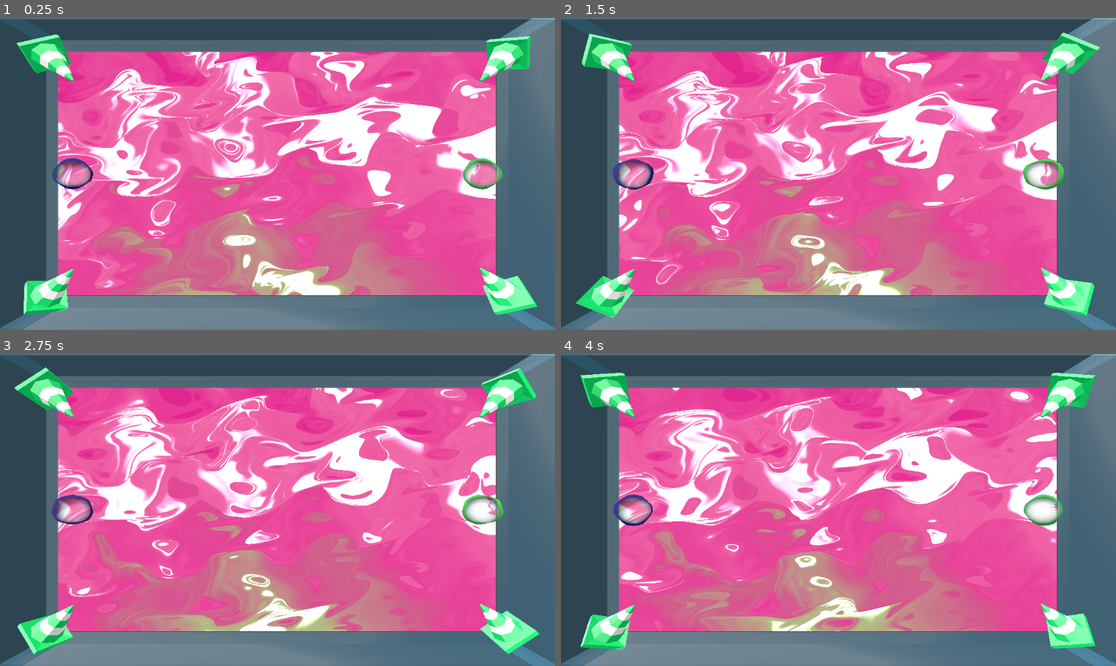
Above: before the commit, frames 1-4 (two rows, left to right).
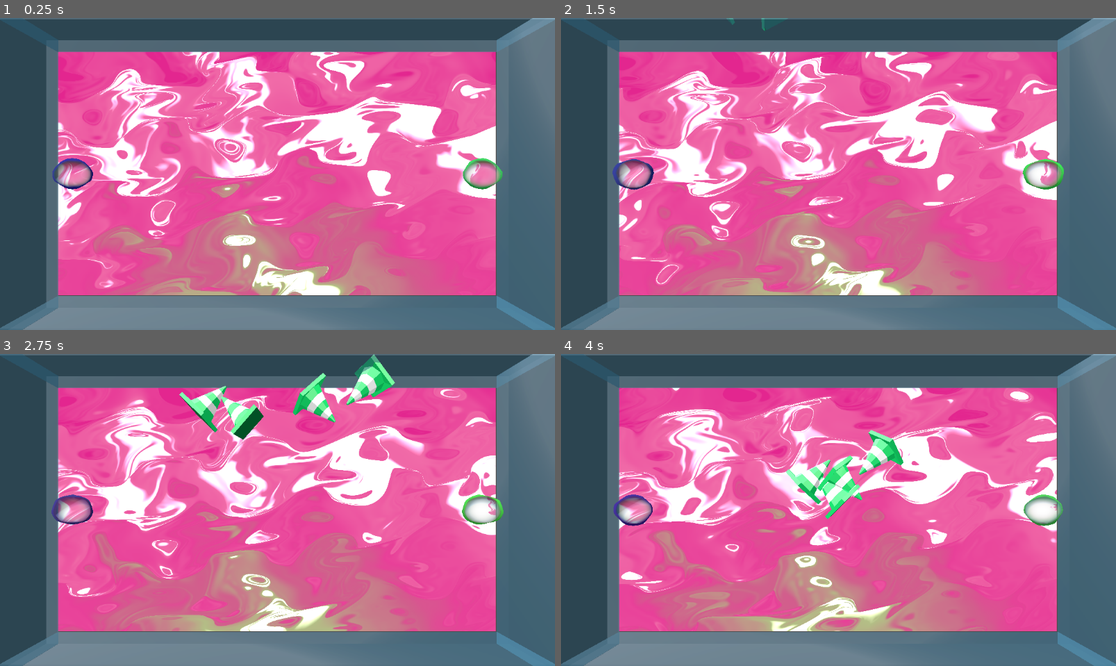
Above: after the commit, the same moments.

Repository: Ultimo-Momento-Responsable/GGJ2025
Game: Godot game, scene res://scenes/viewport.tscn
Two runs of this game, one before a commit and one after it. Both use one fixed random seed, a clock stepped at 60 frames per second and the inputs below.
Inputs:
- Up to frame 1 (0.25 s): no input
- Up to frame 2 (1.5 s): no input
- Up to frame 3 (2.75 s): no input
- Up to frame 4 (4 s): no input

The runs differ from the first frame. In frame 1, 3.6% of the frame differs, in the area x 2-97%, y 5-96%; in frame 2, 3.6%; in frame 3, 5.8%, in the area x 2-98%, y 0-97%; in frame 4, 5.2%.

Commit message:
feat: add edge ROTATING cones
god please have mercy

Diff:
--- a/scripts/cone.gd
+++ b/scripts/cone.gd
@@ -1,14 +1,30 @@
 extends RigidBody3D
+var target_position : Vector3
 var rotation_speed : float = 45.0 # Degrees per second
-var target_position : Vector3
+var move_speed : float = 5.0 # Speed at which the cone moves
+@export var is_moving: bool = true
+var initial_rotation: float
+var is_initial_position_set: bool = false
+var rotation_axis: Vector3  = Vector3(0, 1, 0)
 
 # Called when the node enters the scene tree for the first time.
 func _ready() -> void:
-	pass # Replace with function body.
+	if is_moving:
+		position = Vector3(randf_range(-20, 20), 20, 0)
 
 
 # Called every frame. 'delta' is the elapsed time since the previous frame.
 func _process(delta: float) -> void:
 	#rotation_degrees.x += rotation_speed * delta
-	rotate_object_local(Vector3(0, 1, 0), rotation_speed * delta * deg_to_rad(1))
-	pass
+	rotate_object_local(rotation_axis, rotation_speed * delta * deg_to_rad(1))
+
+	# If the cone is moving, handle its movement towards the target
+	if is_moving:
+		var direction = target_position - position
+		var velocity = direction.normalized() * move_speed
+		position += velocity * delta
+
+		# Stop moving when close enough to the target
+		if direction.length() < 0.1:
+			position = target_position # Snap to position once it's close enough
+			is_moving = false # Stop moving when we reach the edge
--- /dev/null
+++ b/scripts/cones.gd
@@ -0,0 +1,56 @@
+extends Node3D
+
+@export var cone: PackedScene
+@export var spawn_interval = 5  # Tiempo entre instancias en segundos
+var move_speed = 5.0 # Speed at which the cones move
+var edge_distance = 20.0 # Distance from the edge to stop the cone
+var x_edge_offset: float = 20
+var y_edge_offset: float = 20
+var x_edge: float = 16
+var y_edge: float = 8
+var spawn_timer = 0.0
+
+func _process(delta):
+	spawn_timer += delta
+	if spawn_timer >= spawn_interval:
+		spawn_timer = 0.0
+		spawn_object()
+
+
+func spawn_object():
+	var facing_position: Vector3
+	var initial_position: Vector3
+	var target_position: Vector3
+	var random_x = randf_range(-x_edge+2, x_edge-2)
+	var random_y = randf_range(-y_edge+2, y_edge-2)
+	var rotation_axis: Vector3
+	match randi_range(0, 3):
+		0: # bottom
+			facing_position = Vector3(0, 0, 0)
+			initial_position = Vector3(random_x, -y_edge_offset, 0)
+			target_position = Vector3(random_x, -y_edge, 0)
+			rotation_axis = Vector3(0, 1, 0)
+		1: # right
+			facing_position = Vector3(0, 0, 90)
+			initial_position = Vector3(x_edge_offset, random_y, 0)
+			target_position = Vector3(x_edge, random_y, 0)
+			rotation_axis = Vector3(1, 0, 0)
+		2: # top
+			facing_position = Vector3(0, 0, 180)
+			initial_position = Vector3(random_x, y_edge_offset, 0)
+			target_position = Vector3(random_x, y_edge, 0)
+			rotation_axis = Vector3(0, 1, 0)
+		3: # left
+			facing_position = Vector3(0, 0, 270)
+			initial_position = Vector3(-x_edge_offset, random_y, 0)
+			target_position = Vector3(-x_edge, random_y, 0)
+			rotation_axis = Vector3(1, 0, 0)
+	var cone = cone.instantiate()
+	add_child(cone)
+	cone.rotation_axis = rotation_axis
+	cone.get_child(0).rotation_degrees = facing_position
+	cone.initial_rotation = facing_position.z
+	cone.position = initial_position
+
+	cone.is_moving = true
+	cone.target_position = target_position
